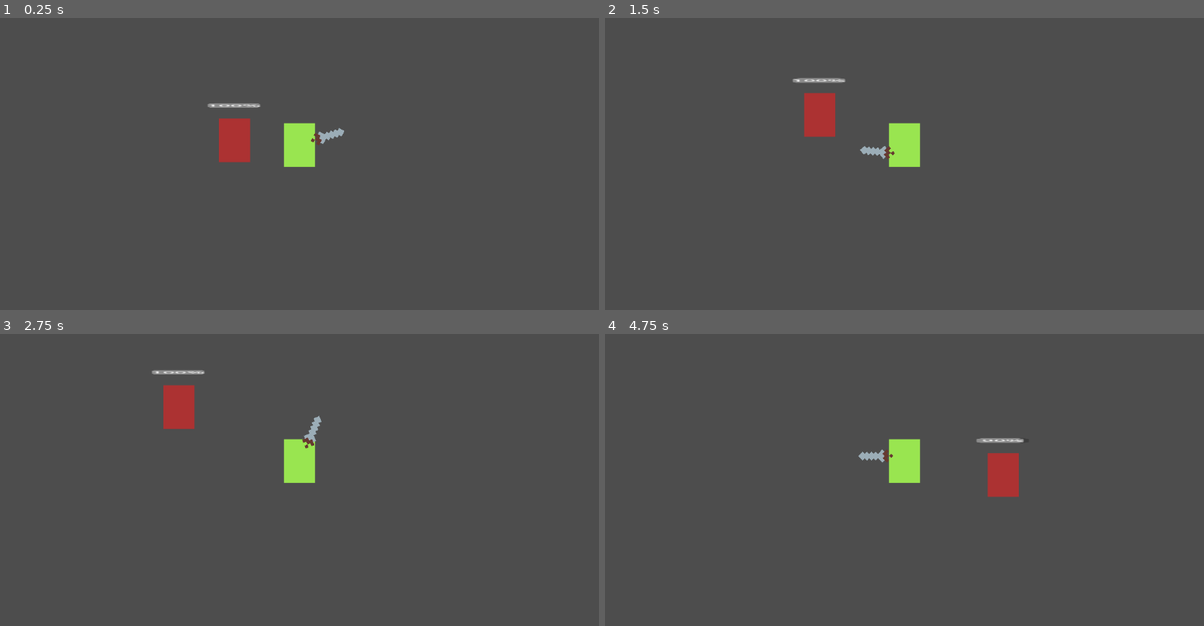
Above: before the commit, frames 1-4 (two rows, left to right).
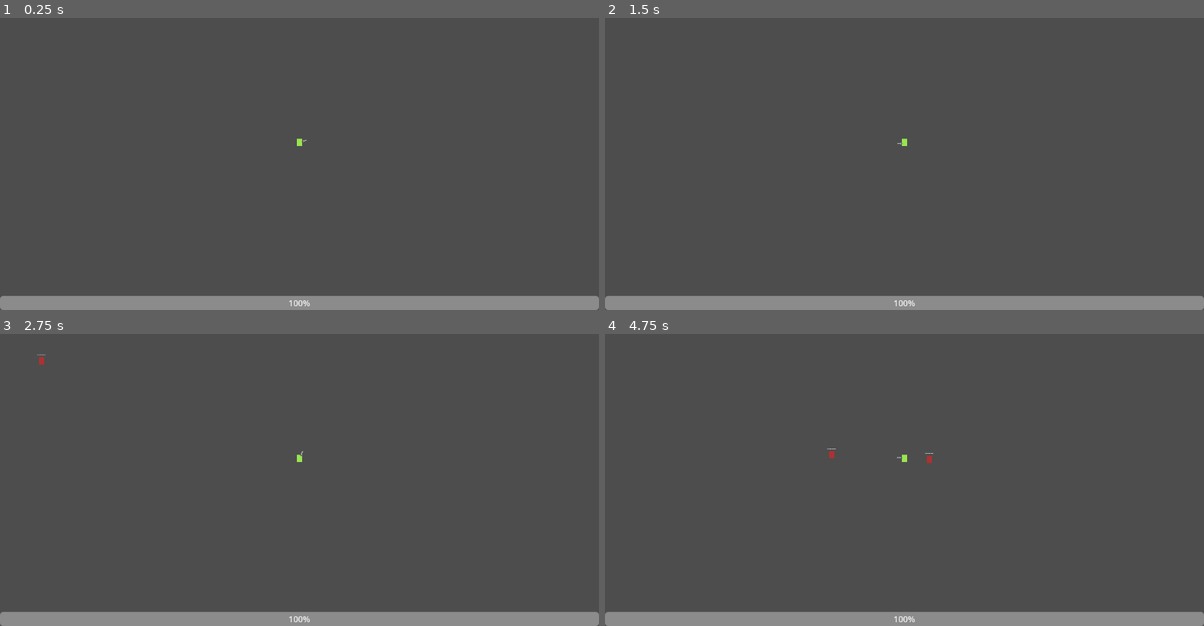
Above: after the commit, the same moments.

Repository: SpeedySion/2D-Hack-and-Slash--Godot-
Game: Godot game, scene res://Scenes/test_scene.tscn
The game is run twice, just before and just after one commit, with the same random seed, the same clock (stepped at 60 frames per second) and the same inputs.
Inputs (mouse positions are in pixels of both pictures, inside the frame that each line leads up to):
- Up to frame 1 (0.25 s): no input
- Up to frame 2 (1.5 s): move the mouse to (1036, 126) at 0.52 s; press the mouse at (1036, 126) at 0.53 s; hold D (Right) 0.53-1.28 s; move the mouse to (784, 158) at 1.27 s; release the mouse at (784, 158) at 1.28 s; hold S (Down) from 1.28 s (still down); click (784, 158) at 1.35 s
- Up to frame 3 (2.75 s): move the mouse to (359, 383) at 2.02 s; release S (Down) at 2.03 s; press the mouse at (359, 383) at 2.03 s; hold D (Right) from 2.03 s (still down)
- Up to frame 4 (4.75 s): move the mouse to (874, 523) at 2.77 s; release D (Right) at 2.78 s; release the mouse at (874, 523) at 2.78 s; hold W (Up) 2.78-3.53 s; click (874, 523) at 2.85 s; move the mouse to (1084, 509) at 3.52 s; press the mouse at (1084, 509) at 3.53 s; hold A (Left) from 3.53 s (still down); move the mouse to (724, 407) at 4.27 s; release the mouse at (724, 407) at 4.28 s; click (724, 407) at 4.35 s

The runs differ from the first frame. In frame 1, 6.7% of the frame differs, in the area x 0-100%, y 29-100%; in frame 2, 6.7%; in frame 3, 6.7%; in frame 4, 6.8%, in the area x 0-100%, y 35-100%.

Commit message:
Added Spawner Node

Diff:
--- a/Enemies/test_enemy.tscn
+++ b/Enemies/test_enemy.tscn
@@ -73,9 +73,8 @@
 "RESET": SubResource("Animation_nf1os")
 }
 
-[node name="TestEnemy" type="Node2D"]
+[node name="TestEnemy" type="Node2D" groups=["Enemies"]]
 position = Vector2(407, 285)
-scale = Vector2(6, 6)
 script = ExtResource("1_dqilx")
 
 [node name="Sprite2D" type="Sprite2D" parent="."]
--- a/NewNodes/HealthBar.gd
+++ b/NewNodes/HealthBar.gd
@@ -4,16 +4,15 @@
 
 func _init():
 	self.step = 1
+	self.max_value = 100
 
 func _ready():
 	if owner == null:
 		owner = get_parent()
 	if owner.maxhealth != null and owner.health != null:
-		self.value = owner.health
-		self.max_value = owner.maxhealth
+		self.value = owner.health / owner.maxhealth * 100
 	if owner.has_method("_take_damage"):
 		owner.TAKENDAMAGE.connect(_update_healthbar)
 
 func _update_healthbar(newhealth):
-	print("updated healthbar")
 	self.value = newhealth
--- a/NewNodes/HurtBox.gd
+++ b/NewNodes/HurtBox.gd
@@ -15,5 +15,5 @@
 	if hitbox is HitBox:
 		if hitbox == null:
 			return
-		if owner.has_method("_take_damage") and hitbox.owner != self.owner:
+		if owner.has_method("_take_damage") and !hitbox.owner.is_in_group("Enemies"):
 			owner._take_damage(hitbox.damage)
--- /dev/null
+++ b/NewNodes/Spawner.gd
@@ -0,0 +1,20 @@
+class_name Spawner
+extends Node2D
+
+# Called when the node enters the scene tree for the first time.
+func _ready():
+	var timer = Timer.new()
+	timer.wait_time = 2.0
+	timer.one_shot = false
+	timer.autostart = true
+	add_child(timer)
+	timer.timeout.connect(_on_timer_timeout)
+
+# Called every frame. 'delta' is the elapsed time since the previous frame.
+func _process(delta):
+	pass
+
+func _on_timer_timeout():
+	var spawnerentity = owner.spawnerentity.instantiate()
+	var entity = spawnerentity
+	get_parent().add_child(entity)
--- a/Player/player_character.gd
+++ b/Player/player_character.gd
@@ -2,6 +2,9 @@
 
 #var player_inputs = ["Up", "Left", "Down", "Right", "LeftClick"]
 @export var speed = 300
+@export var maxhealth := 200
+@export var health = maxhealth
+
 
 var sword_scene = load("res://Player/Weapons/sword.tscn")
 var sword_instance = sword_scene.instantiate()
--- a/Player/player_character.tscn
+++ b/Player/player_character.tscn
@@ -1,8 +1,9 @@
-[gd_scene load_steps=6 format=3 uid="uid://d3xto7x7f2nmn"]
+[gd_scene load_steps=7 format=3 uid="uid://d3xto7x7f2nmn"]
 
 [ext_resource type="Script" path="res://Player/player_character.gd" id="1_cynwj"]
 [ext_resource type="Texture2D" uid="uid://bp8hy1sju17aj" path="res://Player/GreenRectSprite-001.png" id="1_x7hgb"]
 [ext_resource type="Script" path="res://NewNodes/HurtBox.gd" id="4_3v1di"]
+[ext_resource type="Script" path="res://NewNodes/HealthBar.gd" id="4_idajn"]
 
 [sub_resource type="RectangleShape2D" id="RectangleShape2D_isc05"]
 size = Vector2(12.469, 12.9757)
@@ -29,3 +30,29 @@
 [node name="HurtBoxCollision" type="CollisionShape2D" parent="HurtBox"]
 position = Vector2(0, 2)
 shape = SubResource("RectangleShape2D_rcpqq")
+
+[node name="CanvasLayer" type="CanvasLayer" parent="."]
+
+[node name="UI" type="Control" parent="CanvasLayer"]
+layout_mode = 3
+anchors_preset = 15
+anchor_right = 1.0
+anchor_bottom = 1.0
+grow_horizontal = 2
+grow_vertical = 2
+metadata/_edit_use_anchors_ = true
+
+[node name="VBoxContainer" type="VBoxContainer" parent="CanvasLayer/UI"]
+layout_mode = 1
+anchors_preset = 12
+anchor_top = 1.0
+anchor_right = 1.0
+anchor_bottom = 1.0
+offset_top = -27.0
+grow_horizontal = 2
+grow_vertical = 0
+
+[node name="HealthBar" type="ProgressBar" parent="CanvasLayer/UI/VBoxContainer"]
+layout_mode = 2
+size_flags_vertical = 1
+script = ExtResource("4_idajn")
--- /dev/null
+++ b/Scenes/Enemies.gd
@@ -0,0 +1,12 @@
+extends Node
+
+
+
+# Called when the node enters the scene tree for the first time.
+func _ready():
+	pass # Replace with function body.
+
+
+# Called every frame. 'delta' is the elapsed time since the previous frame.
+func _process(delta):
+	pass
--- a/Scenes/TestEnemy.gd
+++ b/Scenes/TestEnemy.gd
@@ -7,16 +7,17 @@
 
 signal TAKENDAMAGE(health)
 
+var playerpath : Node = null
+
 # Called when the node enters the scene tree for the first time.
 func _ready():
-	#var player = get_node("res://Player/player_character.tscn")
-	pass
+	playerpath = get_node("/root/TestScene/Player/PlayerCharacter")
 
 # Called every frame. 'delta' is the elapsed time since the previous frame.
 func _process(delta):
 	if not hitstunned:
-		position = position.move_toward($"../../Player/PlayerCharacter".get_global_position(), delta * speed)
-
+		position = position.move_toward(playerpath.get_global_position(), delta * speed)
+		#$"../../Player/PlayerCharacter"
 
 func _take_damage(damage):
 	hitstunned = true
--- /dev/null
+++ b/Scenes/test_scene.gd
@@ -0,0 +1,12 @@
+extends Node2D
+
+var spawnerentity = load("res://Enemies/test_enemy.tscn")
+
+# Called when the node enters the scene tree for the first time.
+func _ready():
+	pass # Replace with function body.
+
+
+# Called every frame. 'delta' is the elapsed time since the previous frame.
+func _process(delta):
+	pass
--- a/Scenes/test_scene.tscn
+++ b/Scenes/test_scene.tscn
@@ -1,9 +1,11 @@
-[gd_scene load_steps=3 format=3 uid="uid://c0fnqjf1wu6y5"]
+[gd_scene load_steps=4 format=3 uid="uid://c0fnqjf1wu6y5"]
 
 [ext_resource type="PackedScene" uid="uid://d3xto7x7f2nmn" path="res://Player/player_character.tscn" id="1_6gsw2"]
-[ext_resource type="PackedScene" uid="uid://bweigxqeoetqb" path="res://Enemies/test_enemy.tscn" id="2_pcw7s"]
+[ext_resource type="Script" path="res://Scenes/test_scene.gd" id="1_cd0p3"]
+[ext_resource type="Script" path="res://NewNodes/Spawner.gd" id="4_upshe"]
 
 [node name="TestScene" type="Node2D"]
+script = ExtResource("1_cd0p3")
 
 [node name="Map" type="Node" parent="."]
 
@@ -14,10 +16,12 @@
 
 [node name="PlayerCharacter" parent="Player" instance=ExtResource("1_6gsw2")]
 position = Vector2(567, 296)
-scale = Vector2(6, 6)
 
 [node name="Scene Camera" type="Camera2D" parent="Player/PlayerCharacter"]
 
 [node name="Enemies" type="Node" parent="."]
 
-[node name="TestEnemy" parent="Enemies" instance=ExtResource("2_pcw7s")]
+[node name="Spawner" type="Node2D" parent="Enemies"]
+position = Vector2(326, 289)
+scale = Vector2(6, 6)
+script = ExtResource("4_upshe")
